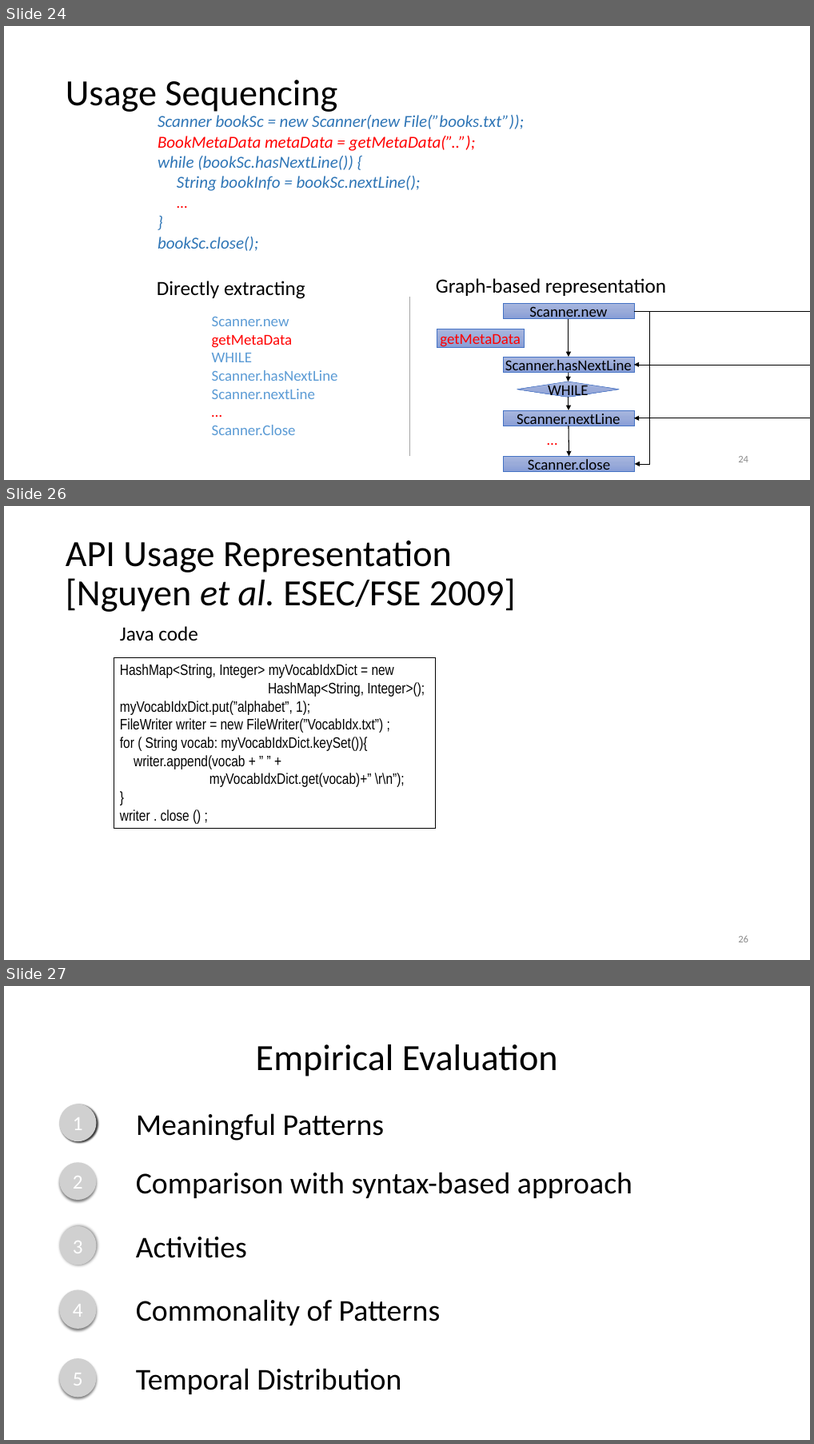
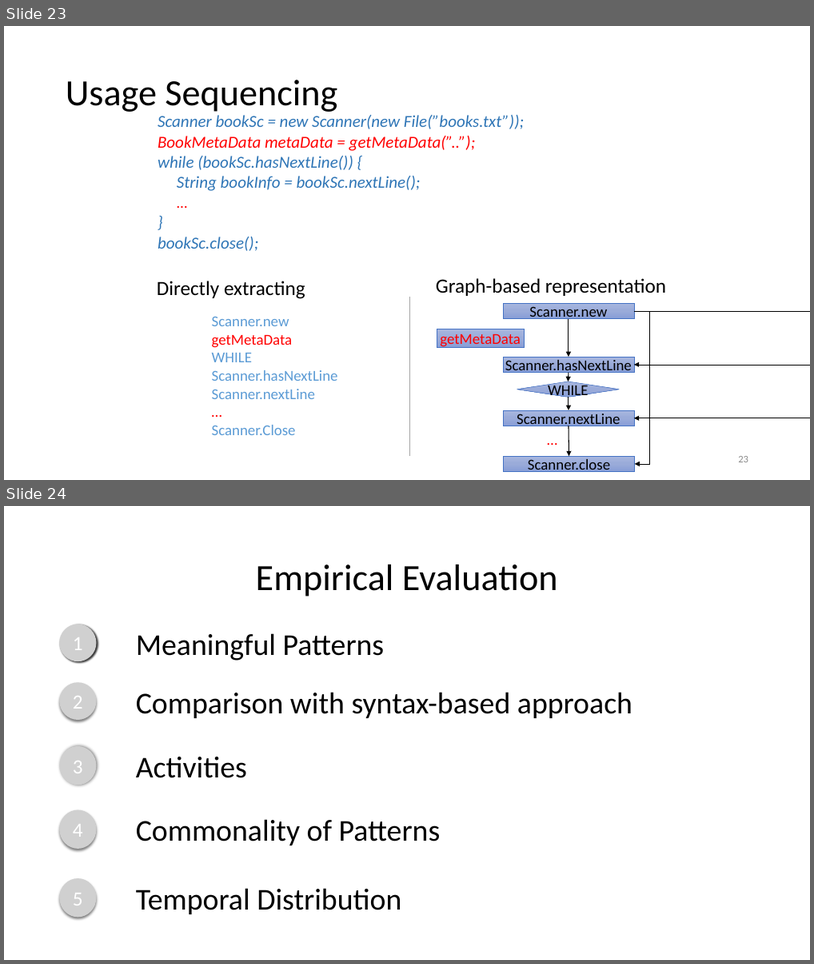
Before and after one commit to nguyenhoan/CPatMiner, a slide deck: CPatMiner_2.pptx. Shown one above the other, each under a label of ours: slides 24, 26 and 27 before the commit, slides 23 and 24 after it; the slides between them are not shown. The pictures are 814x1444 and 814x964 pixels, drawn with LibreOffice and Linux fonts; fonts in the diff are those of the drawing; grey boxes stand for pictures. Boxes give left, top, right and bottom in pixels: in the first picture for what was removed or moved away, otherwise in the second. Text is boxed around its words. In the diff, an @@ line names an element or a change of style, - is before the commit and + after.

```diff
--- a/CPatMiner_2.pptx
+++ b/CPatMiner_2.pptx
@@ slide 26 removed at (4, 506, 810, 960), background #FFFFFF @@
@@ title removed at (66, 540, 516, 612) @@
-API Usage Representation
-[Nguyen et al. ESEC/FSE 2009]
@@ text removed at (120, 626, 198, 640) @@
-Java code
@@ rectangle removed at (114, 657, 436, 828) @@
-HashMap<String, Integer> myVocabIdxDict = new
-HashMap<String, Integer>();
-myVocabIdxDict.put(”alphabet”, 1);
-FileWriter writer = new FileWriter(”VocabIdx.txt”) ;
-for ( String vocab: myVocabIdxDict.keySet()){
-writer.append(vocab + ” ” +
-myVocabIdxDict.get(vocab)+” \r\n”);
-}
-writer . close () ;
@@ page number removed at (738, 935, 749, 942) @@
-26
@@ what was slide 24 is now slide 23 @@
@@ page number at (738, 456, 749, 462): text changed @@
-24
+23
@@ what was slide 27 is now slide 24 @@
```
Also in this commit, not shown: 22 other slides removed.
